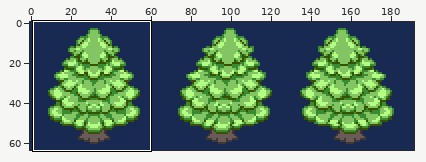
Sprite sheet -- graphics/object_events/pics/misc/headbutt_tree.png. Above, an overview of the earlier version with the close-up marked.
Close-up. Before:
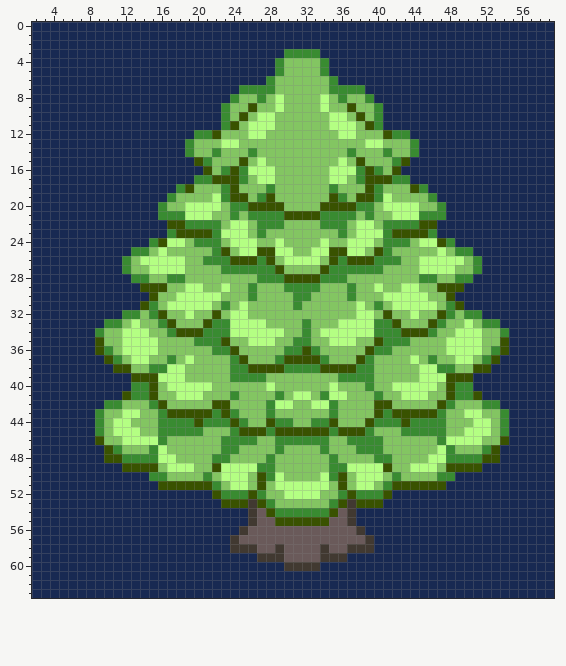
The file is 192x64 pixels. Shown: x 2..59, y 0..63. The commit also changed other parts of the picture, which this record leaves out.
Now the later version:
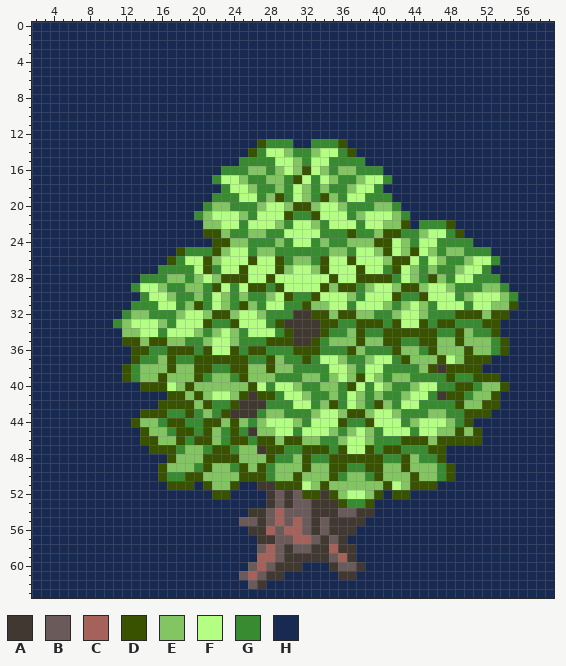
Palette (. is transparent): A #413931  B #6a5a5a  C #a4625a  D #395200  E #83c562  F #b4ff83  G #398b31  H #182952
Change:
y 3: x 30..33 GGGG -> HHHH
y 4..5: x 29..34 GEEEEG -> HHHHHH
y 6: x 28..35 GEEEEEEG -> HHHHHHHH
y 7: x 25..38 GGGGEEEEEEGGGG -> HHHHHHHHHHHHHH
y 8: x 24..39 GEEGEFEEEEFEGEEG -> HHHHHHHHHHHHHHHH
y 9: x 23..40 GEEDEEFEEEEFEEDEEG -> HHHHHHHHHHHHHHHHHH
y 10: x 23..40 GEDEFFEEEEEEFFEDEG -> HHHHHHHHHHHHHHHHHH
y 11: x 23..40 GDEFFFEEEEEEFFFEDG -> HHHHHHHHHHHHHHHHHH
y 12: x 20..43 GGDEEEFFEEEEEEEEFFEEEDGG -> HHHHHHHHHHHHHHHHHHHHHHHH
y 13: x 19..44 GEEEFFEEEEEEEEEEEEEEFFEEEG -> HHHHHHHHDGGGHHGGGDHHHHHHHH
y 14: x 19..29 GEEGEEEGEEE -> HHHHHHHDGFF; x 31..32 EE -> GG; x 34..44 EEEGEEEGEEG -> FFGDHHHHHHH
y 15: x 20..30 DGEEEDEFEEE -> HHHHHGGGGFF; x 32..43 EEEEFEDEEEGD -> GFFGGGGHHHHH
y 16: x 21..22 DE -> HH; x 24 D -> G; x 26..28 FFF -> EEG; x 30 E -> F; x 32..33 EE -> DF; x 35..37 FFF -> GEE; x 39 D -> G; x 41..42 ED -> HH
y 17: x 20..28 GGDDDGEFF -> HHGFFEGGE; x 30..43 EEEEEFFEGDDDGG -> GDFGFEGGEFFGHH
y 18: x 18..22 GDEEE -> HHHHH; x 24..25 DE -> FF; x 27 E -> G; x 30..31 EE -> GF; x 33 E -> G; x 36 E -> G; x 38..39 ED -> FF; x 41..45 EEEDG -> HHHHH
y 19: x 17..22 GEEEEF -> HHHHHG; x 24..26 DDE -> GFF; x 28..31 DEEE -> EDGF; x 33..35 EED -> GDE; x 37..39 EDD -> FFG; x 41..46 FEEEEG -> GHHHHH
y 20: x 16..22 GEEFFFF -> HHHHHGE; x 26..29 DDDD -> GEFF; x 31..32 EE -> DD; x 34..37 DDDD -> FFEG; x 41..47 FFFFEEG -> EGHHHHH
y 21: x 16..24 GGGFFFEEG -> HHHHGEFFF; x 27..29 GGG -> FFF; x 31..32 DD -> GG; x 34..36 GGG -> FFF; x 39..47 GEEFFFGGG -> FFFEGHHHH
y 22: x 17..23 DDGGGGE -> HHHHEEF; x 25..32 FEGGGEEE -> GFFFEGFF; x 35..38 GGEF -> FFFG; x 40..48 EGGGGDDHH -> FEEDHGGGD
y 23: x 17..20 GDDD -> HHHH; x 22..25 GFFF -> DEGG; x 27..35 GEEEEEEEE -> EGGFFFFGG; x 37..41 EFFFG -> DGGED; x 43..49 DDDGHHH -> GGEFFGD
y 24: x 15..44 GDFFEGGGEFFFEEFEEEEFEEFFFEGGGE -> HHHHHHHDDEEGGGEGFFGEGGEEEDDFEG; x 47 D -> G; x 49..50 HH -> GG
y 25: x 13..24 GGEFEEEEEGDE -> HHHHHDGGGDEF; x 26..37 FDDFFEEFFDDF -> GEEGGGGGGEEG; x 39..42 EDGE -> FEDF; x 44..45 EE -> DF; x 47 F -> G; x 49 G -> E; x 51..52 HH -> GG
y 26: x 12..25 GEFFFFFEEGGGDD -> HHHHHDGFFDEFFF; x 27..36 GDEFFFFEDG -> FFDGEEGDFF; x 38..45 DDGGGEEF -> FFFEDDFG; x 47..49 FFF -> EGG; x 51..53 GHH -> FFG
y 27: x 12..28 GEEFFFFEEEEGGGGGG -> HHHHGGGGFDGFFDFFF; x 31..32 EE -> FF; x 35..43 GGGGGGEEE -> FFFDFFGDF; x 45..48 FFFF -> GEGG; x 50..52 EGH -> FFG
y 28: x 13 G -> H; x 15..19 EEGGE -> GGEEG; x 21 E -> F; x 23..43 EEEEGGGDDDDGGGEEEEEEE -> DDDFFDFFFFFFDFFDDDDGF; x 46 G -> D; x 48..53 EGGHHH -> GFFGGG
y 29: x 13..22 HDDDEEFFEE -> GFFEGGEEGD; x 24..34 EEGEEEGGGGE -> GFDDGDFFFFD; x 36..38 EGE -> DDG; x 41 E -> F; x 43..44 FF -> DD; x 46..54 EDDDHHHHH -> FFEGGGEEG
y 30: x 14..16 HDE -> GFF; x 18..21 FFFF -> GGEG; x 24 E -> G; x 27 E -> G; x 29..30 EE -> FD; x 33..40 EEEEGEEE -> DFFFEGFF; x 42..55 FFFFEEDHHHHHHH -> DGGDFFFGEFFFEG
y 31: x 13..14 HD -> GG; x 16 E -> F; x 18..25 FFFFEGEF -> GEDGFEGD; x 27..30 EEEE -> GFFG; x 32 E -> D; x 35..37 EEE -> FFG; x 39..40 EG -> FF; x 42..43 FF -> GE; x 45..55 FFEGDHHHHHH -> EGFFFGFFEED
y 32: x 13 G -> E; x 16..17 DE -> GG; x 20 E -> F; x 23..24 EF -> DE; x 26 E -> F; x 28..34 EEEEEEE -> GGGAADD; x 36..41 EEFFED -> DDEEGG; x 43 E -> F; x 46..47 ED -> GG; x 49..54 EGGHHH -> DDDEDD
y 33: x 10 G -> H; x 14..20 EEGDEEE -> FFEGFFF; x 24 F -> D; x 28..40 EEEEGEEEFFFFG -> GDAAAADDGGDDD; x 43..53 EEEDGEEFEGG -> FFDGDDGGGDD
y 34: x 9..13 GEEFF -> HHHEE; x 15..20 EEGDDD -> FGFFFE; x 22..25 GGFF -> EFEG; x 29..39 FEEGEFFFFFF -> GDAAADGGEDG; x 41..42 GG -> DD; x 46..54 GEEFFFEEG -> DGGDEGGDH
y 35: x 9..16 DEEFFFFE -> HHHDDEDD; x 19 E -> G; x 21..23 GGD -> EFF; x 25..38 EFFFEEGGEEFFFE -> GGGDDDAADGEEED; x 40..42 DGG -> EDD; x 44..46 EEE -> GDD; x 48..51 FFFF -> EDEE; x 53 E -> G
y 36: x 9..23 DGEFFFFEEEEEEGG -> HHHHDDGGDDDGDFF; x 25..29 EEEEE -> GDDGG; x 31 G -> D; x 33..37 GEEEE -> DGGGD; x 39 D -> G; x 42 E -> D; x 45..46 EE -> GD; x 48..51 FFFF -> EEDE
y 37: x 10..15 DGEFFE -> HHHDGG; x 17..24 GEFEEEEG -> DGGDDDDD; x 26..31 EEEGDD -> GGDEGG; x 33..35 DGE -> GFF; x 37..44 EDGEEEEF -> GGEFFGDE; x 46..53 GEEFFEGD -> EDFEDDDH
y 38: x 11 D -> H; x 13 E -> G; x 15..18 GGFF -> EEDE; x 20..27 EEEEGGDD -> DDGGDDEE; x 29..30 DG -> EE; x 34..37 DDDD -> GFFE; x 39..50 GEEEEEFFGGEE -> FFGGGGEDADDD; x 52 D -> H
y 39: x 12..18 HDDDFFF -> DGEEDEE; x 20..21 EE -> DG; x 25..27 GGG -> DEE; x 29..31 EEE -> GGG; x 34 E -> G; x 36..39 GGGG -> FEDF; x 41 E -> G; x 44..47 EFFF -> GGGG; x 49..53 DDHHH -> GGDDD
y 40: x 13..14 GG -> HD; x 16 E -> D; x 18..21 FFFF -> EDEE; x 26..30 EEFEE -> DFGFF; x 32..33 EE -> GG; x 35..38 FEEE -> EGDF; x 40 E -> F; x 42..44 FFF -> GGE; x 47..54 EDGGHHHH -> GGDDGEED
y 41: x 12..20 DGGDEEFFF -> HHHHHDDED; x 22..28 EEGEEEE -> FFEDADD; x 30 E -> F; x 32..33 FE -> EG; x 35..37 FFE -> EGF; x 39..43 EGEEF -> GEGGE; x 46..47 EE -> GA; x 49 G -> D; x 51..53 DHH -> EED
y 42: x 10..15 GGEEEG -> HHHHHH; x 17..19 EEE -> DDD; x 21..27 EDDEEEE -> DGGDAAA; x 29..37 FFEEFFGEE -> GGFFGEDGF; x 39 E -> G; x 41..47 DEEEEED -> EGFFGGG; x 49 E -> D; x 52..53 GG -> DD
y 43: x 9..18 GEEFFEEGDD -> HHHHHDDDGG; x 20..21 DD -> GE; x 24..28 GEEEG -> AAAGE; x 30..32 EEE -> GGG; x 34..35 EG -> FF; x 37..38 EE -> DD; x 40..54 DGDDDDDGEEFFEEG -> FFEGGGEEGGDDDHH
y 44: x 9..13 GEFFE -> HHHHD; x 17..18 GG -> DD; x 20..23 DGGG -> GDDE; x 25..26 GE -> EG; x 28..30 DGG -> FFF; x 32..38 EGGDEEE -> GFFFDGG; x 40..47 GGGDGGGG -> FFFGEFFF; x 49..54 EEFFEG -> GDHHHH
y 45: x 9..14 GEFFFE -> HHHHHD; x 16 G -> E; x 18..19 GG -> DD; x 21 E -> D; x 23..43 EGDDDGDDDDDDGDDDGEEEG -> GDGAEEFFGFFFEGEFEGFFF; x 45..47 GGG -> FFE; x 49..54 EFFFEG -> DEDHHH
y 46: x 9..16 DEEFFFFG -> HHHHHDDE; x 18..21 EEEE -> DGDD; x 24..25 GG -> DD; x 27..33 EEGGGGG -> DDEDDEE; x 35 E -> G; x 37..39 GGG -> FFE; x 41..45 EEEEE -> GGDDD; x 47..54 GFFFFEED -> DDDDDHHH
y 47: x 10..18 DGEEEGFEE -> HHHHHDDDG; x 21..23 EEG -> GDD; x 27..39 EEGEEEEGEEEGG -> ADDGGDDDGDFFD; x 41..53 EEEEEEFGEEEGD -> DDGGGDDHHHHHH
y 48: x 10..17 DDGGGGFF -> HHHHHHHD; x 21..24 EGGE -> DDDD; x 28..30 GEE -> DGG; x 32..40 EEEGEEEEG -> DGGDDDDDD; x 42..43 EE -> GD; x 45..53 EFFGGGGDD -> GGDHHHHHH
y 49: x 12..27 DDDDEFFFEEDFFFFG -> HHHHDEEEGDEEGDED; x 32 E -> D; x 35..41 GGFFFFD -> DDGGDDE; x 43..47 EFFFE -> DEEEG; x 49..51 DDD -> HHH
y 50: x 15..21 GGEEEEG -> HDGGDDE; x 23..26 FFFE -> EEDD; x 29 F -> E; x 31 E -> D; x 34..36 FGD -> EDG; x 38..40 FFF -> EGD; x 42 G -> E; x 44 E -> D; x 48 G -> D
y 51: x 16 D -> H; x 20 D -> H; x 22 G -> E; x 24..31 FFEDEFFF -> DHHAADDD; x 33..34 FF -> ED; x 36 D -> E; x 38..39 FF -> EE; x 41..43 GDD -> DFE; x 47 D -> H
y 52: x 23..43 GGGDGEEFFFFEEGDGGGDHH -> DHHHHABABDDADEFFEDHDD
y 53: x 23..35 DDDADGEEEEEEG -> HHHHHABABBAAA; x 37..38 AD -> GG; x 40 D -> H
y 54: x 27..35 BDGGGGGGD -> ABCBBBAAA; x 37..39 AHH -> BAA
y 55: x 25..27 HAB -> BBA; x 29..36 DDDDDDBB -> CBCBABAA; x 38 H -> A
y 56: x 25..28 ABBB -> HAAC; x 30..31 BB -> CC; x 33 B -> A; x 35..38 BBBA -> AAAH
y 57: x 24..28 ABBBB -> HHHAA; x 31..32 BB -> CC; x 34 B -> A; x 36..39 BBBA -> AHHH
y 58: x 24..26 AAA -> HHH; x 28..30 BAB -> CBA; x 33 B -> A; x 35..36 BB -> CA; x 38..39 AA -> HH
y 59: x 27..33 AAABBBB -> CCBAAAA; x 35..37 AAH -> BCA
y 60: x 26..29 HHHH -> BCBA; x 32..33 AA -> HH; x 35..38 HHHH -> ABBA
y 61: x 25..29 HHHHH -> BCBAA; x 36..37 HH -> AA
y 62: x 26..27 HH -> BA
Boxes around the changes in both close-ups, in picture pixels (x1, y1, x2, y2):
changed: (95, 49, 518, 589)
